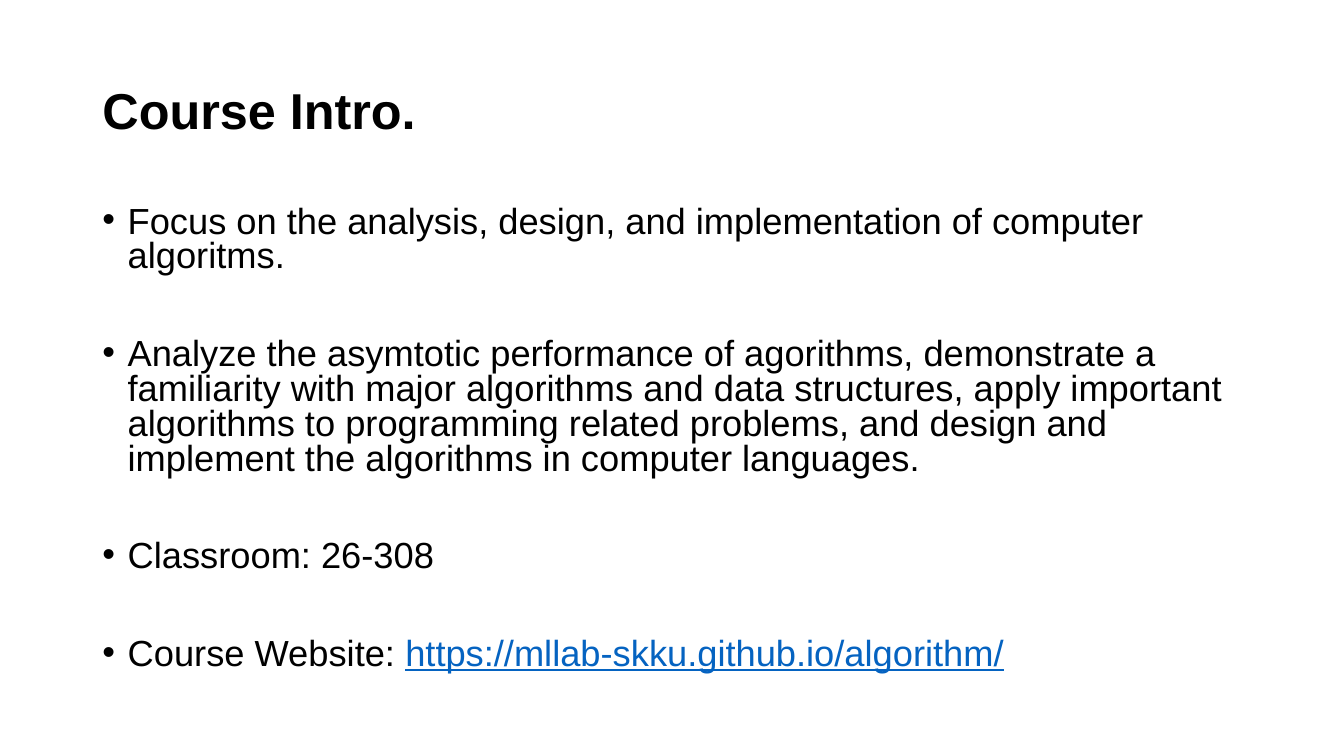
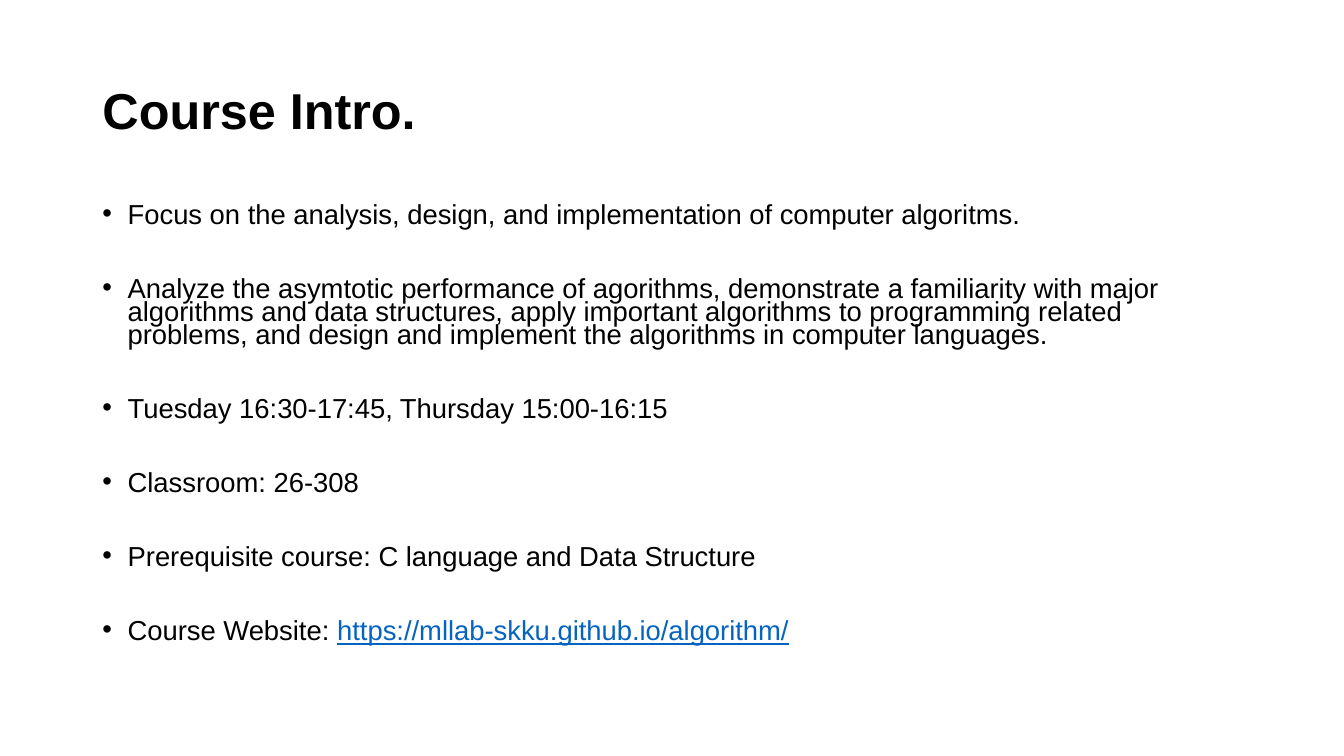
Before and after one commit to mlailab-skku/mlailab-skku.github.io, a slide deck: slide 2 of files/Introduction.pptm. Drawn at 1344x756 pixels with LibreOffice and Linux fonts; fonts in the diff are those of the drawing. Boxes give left, top, right and bottom in pixels: in the first picture for what was removed or moved away, otherwise in the second. Text is boxed around its words. In the diff, an @@ line names an element or a change of style, - is before the commit and + after.

```diff
--- a/files/Introduction.pptm
+++ b/files/Introduction.pptm
@@ text at (128, 204, 1158, 646): size 25.9 to 19.6 pt in "Focus on the analysis, design, and implementation ...", "Analyze the asymtotic performance of agorithms, demonstrate ...", "Classroom: 26-308", "Course Website: https://mllab-skku.github.io/algorithm/"; line spacing 0.8 to 0.7 @@
@@ text at (128, 398, 668, 424): paragraph added @@
+• Tuesday 16:30-17:45, Thursday 15:00-16:15
@@ text at (128, 546, 756, 572): paragraph added @@
+• Prerequisite course: C language and Data Structure
```
Also in this commit, not shown: 1 other file.
